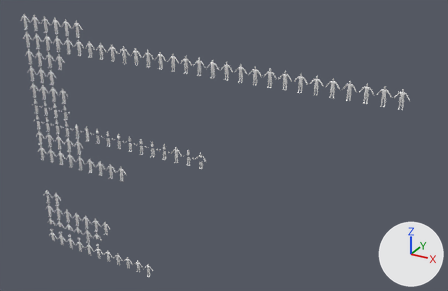
The Blender file Attires/Attires_ALL.blend as it was, and as the next commit left it.
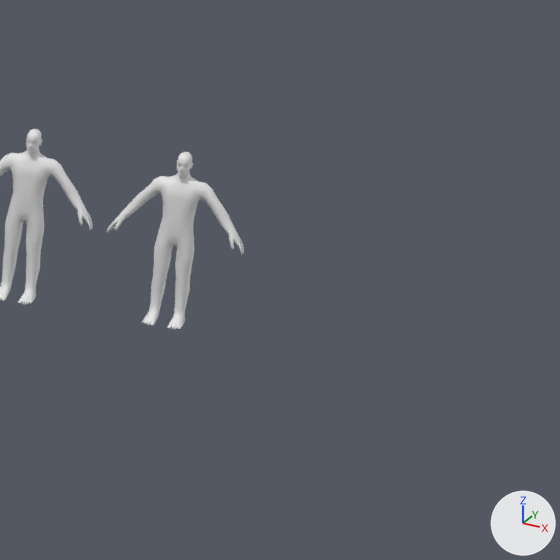
The first picture shows the older version from a 50 mm lens placed at (52.6, -49.7, 44.0), pointed at (23.8, 2.6, 17.9). The close-ups show the older and then the newer version on the part from 85% to 100% of the width and 24% to 47% of the height of that picture. Only the edits that show in the close-ups are written down. The axes (+X, +Y, +Z) are drawn at lower right. The lights are the same throughout.

The first close-up shows 'PlayerModel.104', 'PlayerModel.105'.
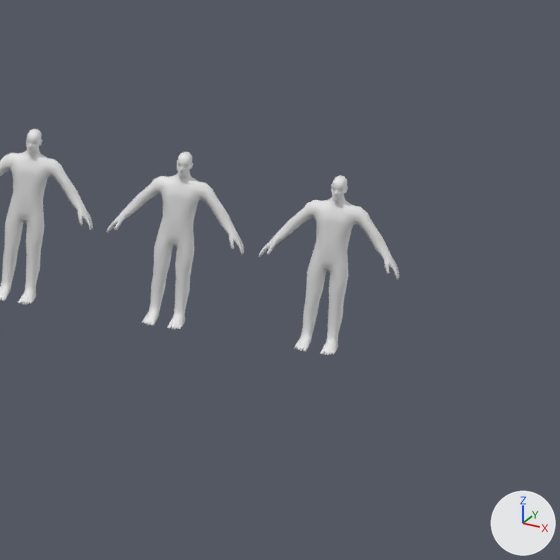
Boxes (x1, y1, x2, y2) around the edits, measured in the close-ups (560 x 560 px):
'PlayerModel.107', added: after (258, 175, 399, 355)

Patch to the scene script:
```diff
--- a/Attires/Attires_ALL.blend.py
+++ b/Attires/Attires_ALL.blend.py
@@ ob_playermodel_107 @@
+ob_playermodel_107 = bpy.data.objects.new('PlayerModel.107', me_cube_029)
+ob_playermodel_107.location = (43.5, 0.0, 26.0)
+_m = ob_playermodel_107.modifiers.new('Mirror', 'MIRROR')
+_m.use_clip = True
```
